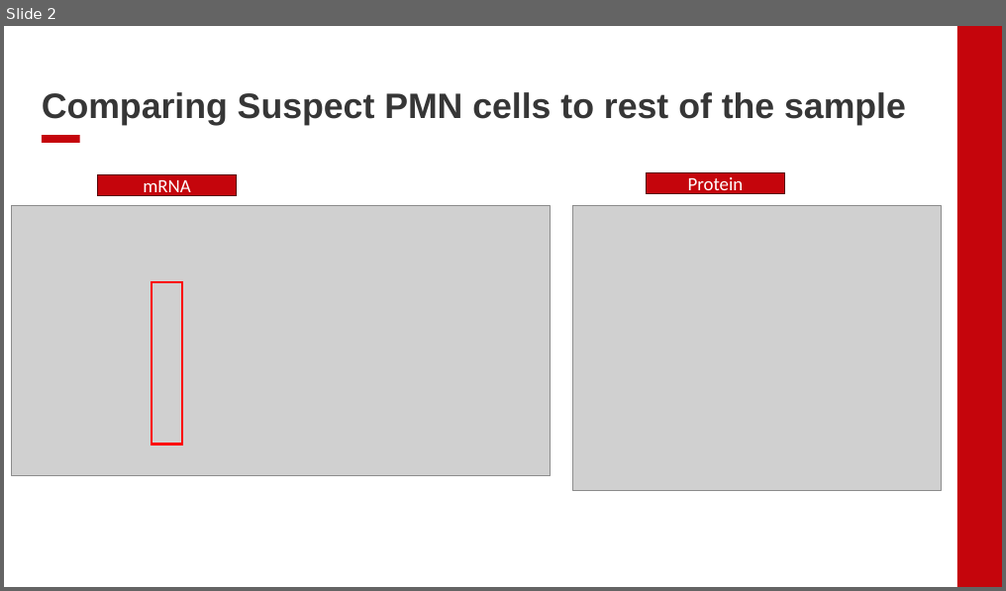
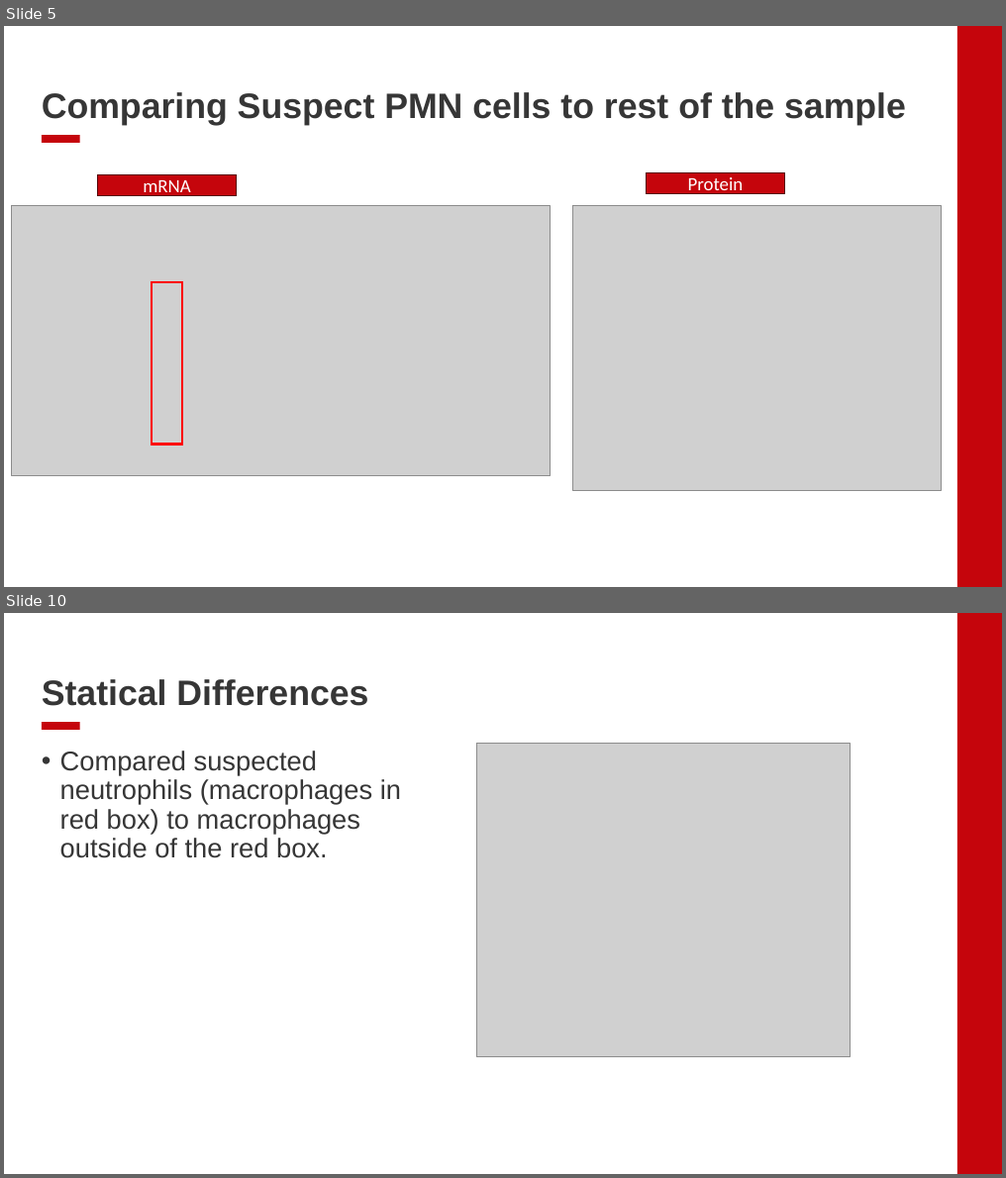
Before and after one commit to EDJohns/2025-Dinh-Lab-Research-Project, a slide deck: Shapiro 2025 Project/Weekly Updates/Week 10 Updates.pptx. Shown one above the other, each under a label of ours: slide 2 before the commit, slides 5 and 10 after it; the slides between them are not shown. The pictures are 1006x591 and 1006x1178 pixels, drawn with LibreOffice and Linux fonts; fonts in the diff are those of the drawing; grey boxes stand for pictures; background and template pictures are left out. Boxes give left, top, right and bottom in pixels: in the first picture for what was removed or moved away, otherwise in the second. Text is boxed around its words. In the diff, an @@ line names an element or a change of style, - is before the commit and + after.

```diff
--- a/Shapiro 2025 Project/Weekly Updates/Week 10 Updates.pptx
+++ b/Shapiro 2025 Project/Weekly Updates/Week 10 Updates.pptx
@@ slide 10 added at (4, 613, 1002, 1174), background #FFFFFF; not listed: 2 template elements that a slide beside it also shows @@
@@ title added at (42, 679, 368, 706), 34 pt, text #363636, bold @@
+Statical Differences
@@ text added at (60, 751, 401, 859), 26 pt, text #363636 @@
+• Compared suspected neutrophils (macrophages in red box) to macrophages outside of the red box.
@@ picture added at (476, 744, 849, 1057) @@
@@ what was slide 2 is now slide 5 @@
```
Also in this commit, not shown: 10 other slides added, 8 other files.
